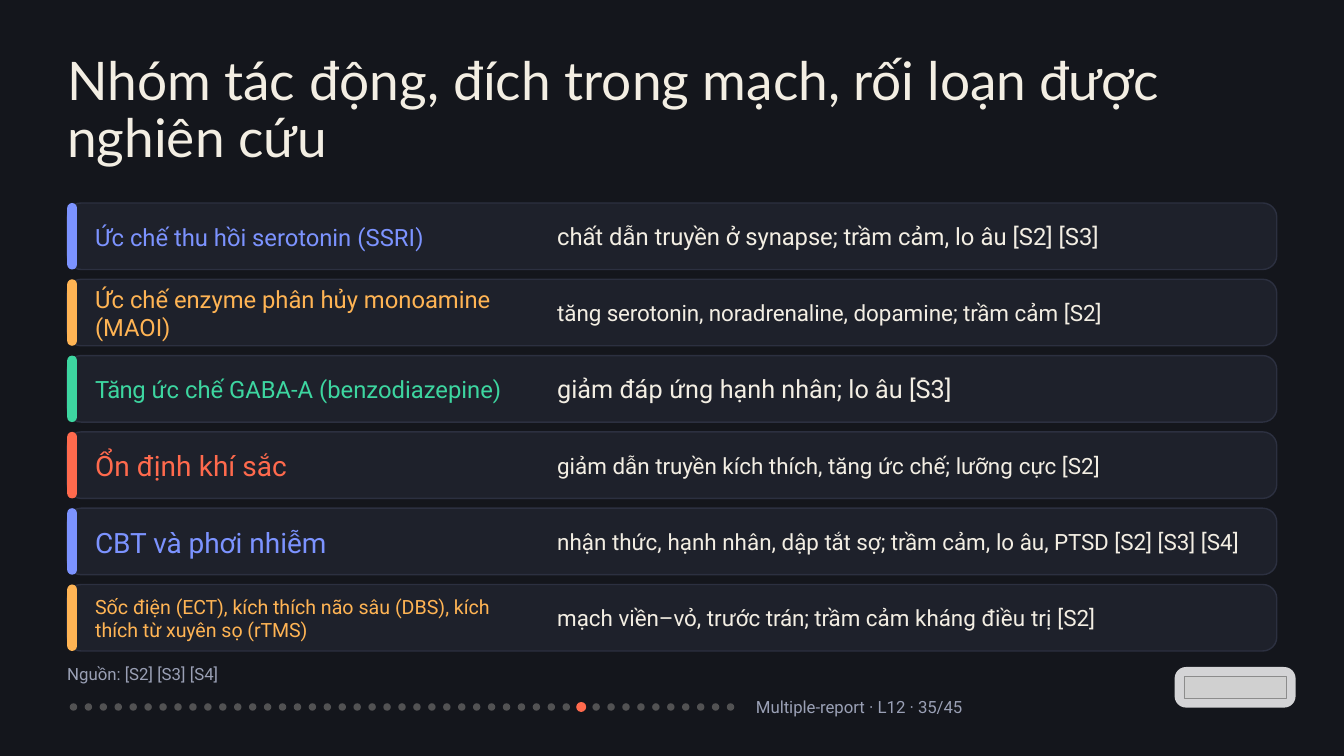
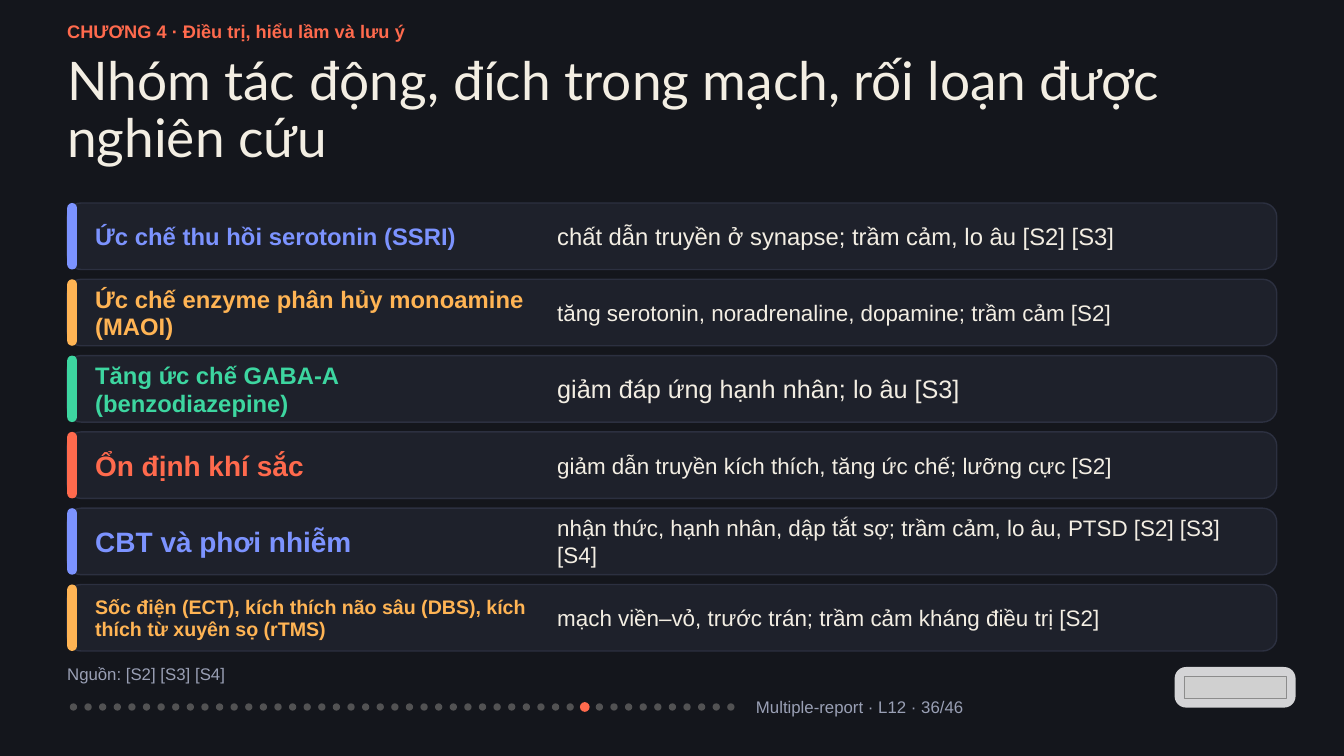
Before and after one commit to vohoailinh90/Multiple-report, a slide deck: slide 36 of lessons/L12/L12.pptx (slide 35 before the commit). Drawn at 1344x756 pixels with LibreOffice and Linux fonts; fonts in the diff are those of the drawing; grey boxes stand for pictures. Boxes give left, top, right and bottom in pixels: in the first picture for what was removed or moved away, otherwise in the second. Text is boxed around its words. In the diff, an @@ line names an element or a change of style, - is before the commit and + after.

```diff
--- a/lessons/L12/L12.pptx
+++ b/lessons/L12/L12.pptx
@@ text added at <box>67,24,405,42</box>, 19.5 pt, text #FF6A4D, bold @@
+CHƯƠNG 4 · Điều trị, hiểu lầm và lưu ý
@@ text "Ức chế thu hồi serotonin ..." at <box>95,226,455,250</box>: font Roboto to Arial, bold on; letter spacing -0.1 to 0 pt in "chế hồi serotonin"; letter spacing 0.1 to 0 pt in "(SSRI)" @@
@@ text "chất dẫn truyền ở synapse; ..." at <box>557,226,1114,250</box>: font Roboto to Arial; letter spacing -0.1 to 0 pt in "chất truyền synapse;"; letter spacing -0.2 to 0 pt in "trầm"; letter spacing 0 to -0.1 pt in "âu" @@
@@ text "Ức chế enzyme phân hủy ..." at <box>95,289,523,340</box>: font Roboto to Arial, bold on; letter spacing -0.1 to 0 pt in "chế enzyme phân monoamine (MAOI)" @@
@@ text "tăng serotonin, noradrenaline, dopamine; trầm ..." at <box>557,303,1111,326</box>: font Roboto to Arial; letter spacing -0.1 to 0 pt in "tăng noradrenaline, trầm"; letter spacing -0.2 to 0 pt in "serotonin," @@
@@ text "Tăng ức chế GABA-A (benzodiazepine)" at <box>95,365,339,417</box>: font Roboto to Arial, bold on; letter spacing -0.7 to 0 pt in "Tăng"; letter spacing 0.2 to 0 pt in "ức"; letter spacing -0.1 to 0 pt in "chế GABA-A" @@
@@ text "giảm đáp ứng hạnh nhân; ..." at <box>557,379,960,404</box>: font Roboto to Arial; letter spacing 0.1 to 0 pt in "đáp"; letter spacing 0.2 to 0 pt in "ứng" @@
@@ text "Ổn định khí sắc" at <box>95,454,304,481</box>: font Roboto to Arial, bold on; letter spacing 0.1 to 0 pt in "định sắc" @@
@@ text "giảm dẫn truyền kích thích, ..." at <box>557,456,1112,479</box>: font Roboto to Arial; letter spacing -0.1 to 0 pt in "truyền tăng"; letter spacing 0.1 to 0 pt in "ức lưỡng cực" @@
@@ text "CBT và phơi nhiễm" at <box>95,530,351,557</box>: font Roboto to Arial, bold on; letter spacing -0.2 to 0 pt in "CBT"; letter spacing -0.3 to 0 pt in "và" @@
@@ text "nhận thức, hạnh nhân, dập ..." at <box>557,519,1220,568</box>: font Roboto to Arial; letter spacing 0.1 to 0 pt in "thức,"; letter spacing -0.2 to 0 pt in "tắt"; letter spacing -0.1 to 0 pt in "trầm"; letter spacing -0.3 to 0 pt in "PTSD" @@
@@ text "Sốc điện (ECT), kích thích ..." at <box>95,599,525,640</box>: font Roboto to Arial, bold on; letter spacing 0.1 to 0 pt in "điện"; letter spacing -0.2 to 0 pt in "(ECT),"; letter spacing -0.1 to 0 pt in "xuyên (rTMS)" @@
@@ text "mạch viền–vỏ, trước trán; trầm ..." at <box>557,608,1099,631</box>: font Roboto to Arial; letter spacing -0.1 to 0 pt in "viền–vỏ, trán; trầm"; letter spacing 0.1 to 0 pt in "trước trị"; letter spacing 0.2 to 0 pt in "điều" @@
@@ text "Nguồn: [S2] [S3] [S4]" at <box>67,667,225,684</box>: font Roboto to Arial @@
@@ 13 ellipses: place and size @@
-13 ellipses at <box>234,704,421,711</box>
+13 ellipses at <box>230,704,413,711</box>
@@ ellipse added at <box>421,704,428,711</box>, fill #F3EEE3 at 28% opacity @@
@@ 10 ellipses: place and size @@
-10 ellipses at <box>428,704,570,711</box>
+10 ellipses at <box>435,704,574,711</box>
@@ text at <box>756,701,963,717</box>: text changed; font Roboto to Arial @@
-Multiple-report · L12 · 35/45
+Multiple-report · L12 · 36/46
```
Also in this commit, not shown: 44 other slides changed, 1 slide added, 1 other file.
